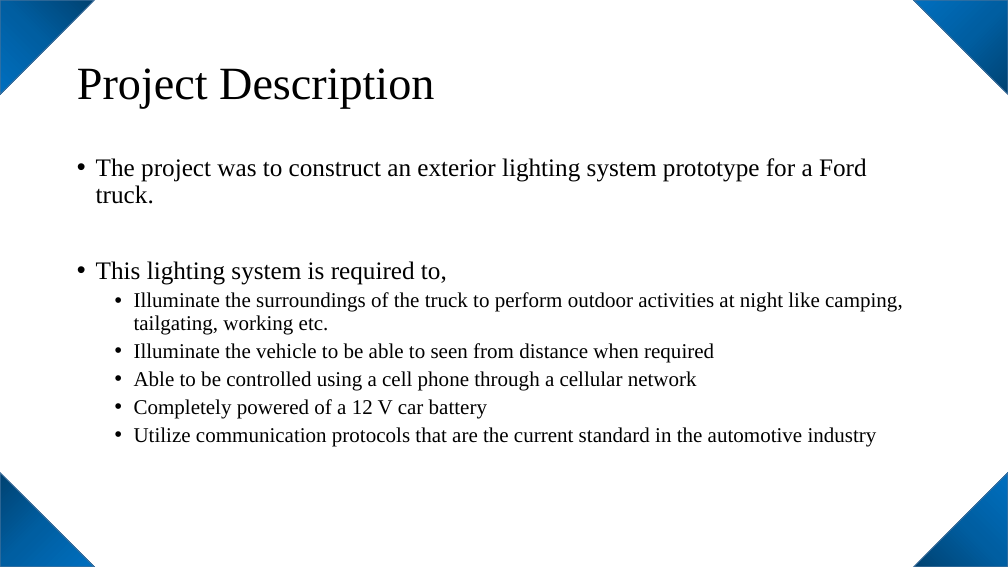
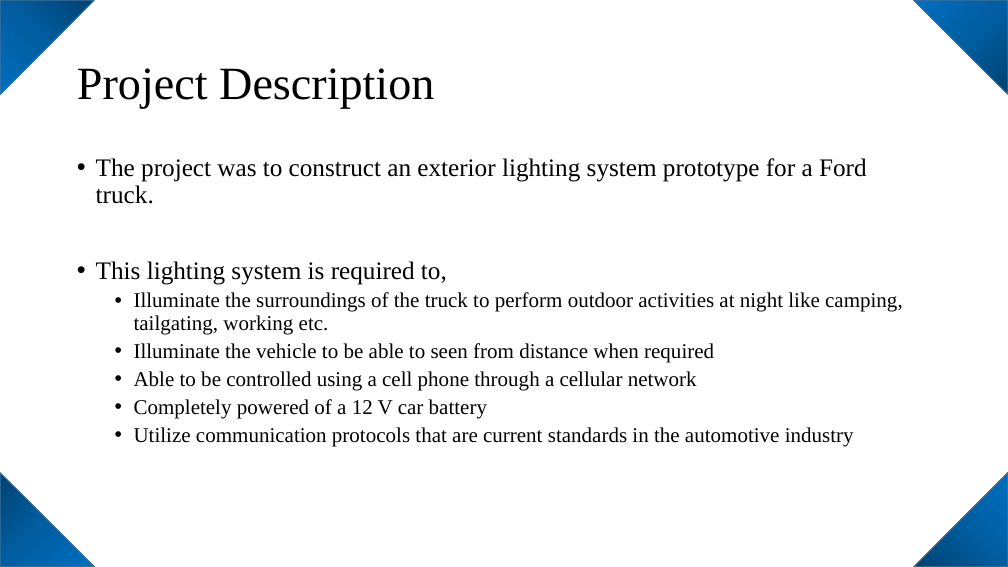
Before and after one commit to jordanm1/AVR-Ford-Lighting-Project, a slide deck: slide 3 of Ford 360° Exterior Lighting System.pptx. Drawn at 1008x567 pixels with LibreOffice and Linux fonts; fonts in the diff are those of the drawing. Boxes give left, top, right and bottom in pixels: in the first picture for what was removed or moved away, otherwise in the second. Text is boxed around its words. In the diff, an @@ line names an element or a change of style, - is before the commit and + after.

```diff
--- a/Ford 360° Exterior Lighting System.pptx
+++ b/Ford 360° Exterior Lighting System.pptx
@@ text at [134,427,854,447]: text changed @@
-  • Utilize communication protocols that are the current standard in the automotive industry
+  • Utilize communication protocols that are current standards in the automotive industry
```
Also in this commit, not shown: 3 other slides changed.
